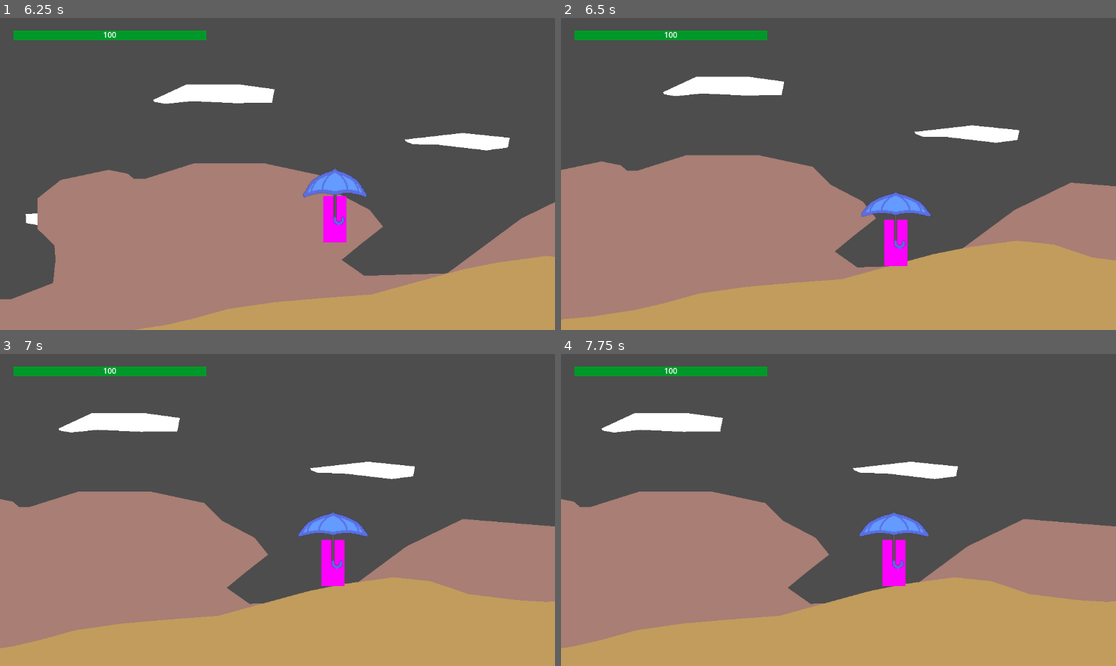
Above: before the commit, frames 1-4 (two rows, left to right).
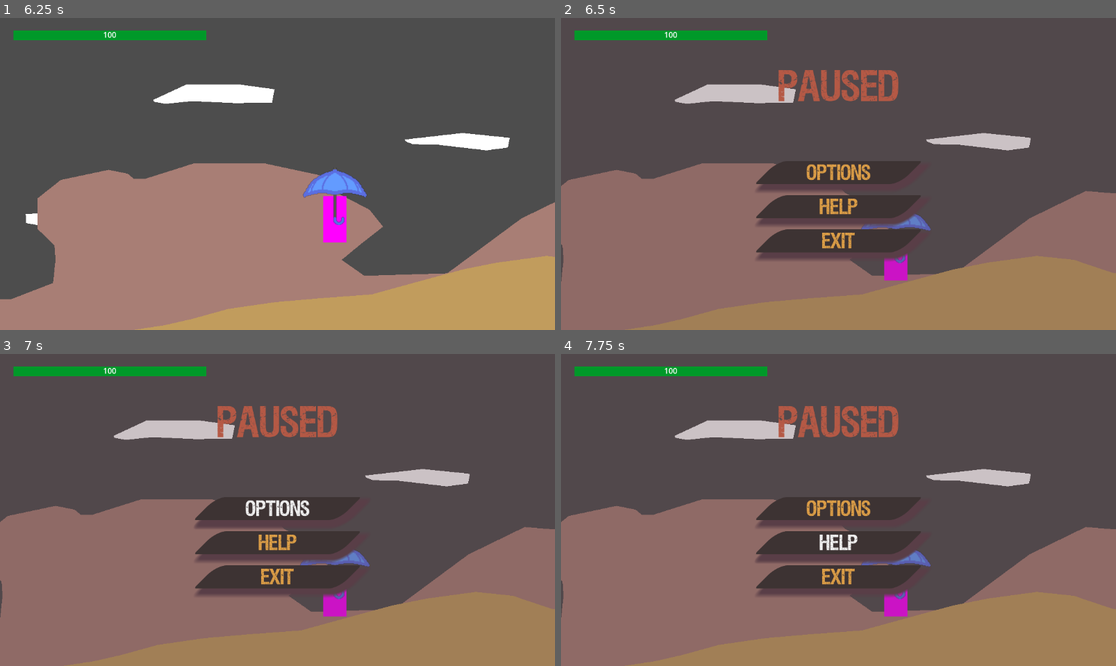
Above: after the commit, the same moments.

Repository: Niimphu/NewbieGameJam2023
Game: Godot game, scene res://Levels/MainMenu/MainMenu.tscn
Same seed, same stepped clock (60 frames per second), same inputs: the game is played once before the commit and once after it.
Inputs (mouse positions are in pixels of both pictures, inside the frame that each line leads up to):
- Up to frame 1 (6.25 s): click "Options" at 0.5 s; click "Help" at 1.25 s; click "Play" at 2 s; hold D (move_right) 2.78-4.28 s; tap K (toggle_parasol) every 0.75 s from 2.85 to 5.85 s; tap Space (jump) at 3.02, 3.77, 5.27, 6.02 s; hold A (move_left) 4.28-5.03 s; hold D (move_right) from 5.03 s (still down)
- Up to frame 2 (6.5 s): keep holding D (move_right); tap Escape (pause_game, bound only after the commit) at 6.4 s
- Up to frame 3 (7 s): release D (move_right) at 6.5 s; click (277, 510) at 6.5 s, where only the run after the commit has a clickable "Options"
- Up to frame 4 (7.75 s): click (838, 541) at 7.25 s, where only the run after the commit has a clickable "Help"

Frame 1 is identical in both runs. In frame 2, 51% of the frame differs, in the area x 0-100%, y 16-100%; in frame 3, 53%; in frame 4, 53%.

Commit message:
Added basic Pause Menu functionality (Escape)
I added functionality to pause the game with the escape key. The buttons in the pause menu are instanced scenes that reflect the corresponding buttons in the main menu so their functionality should stay the same.

Diff:
--- /dev/null
+++ b/Characters/Player/PauseManager.gd
@@ -0,0 +1,17 @@
+extends Node
+
+var pause_menu: CanvasLayer
+
+func _ready():
+	# To allow this node to still process and unpause the game while it is paused
+	process_mode = Node.PROCESS_MODE_ALWAYS
+
+	pause_menu = get_node_or_null("PauseMenuCanvasLayer")
+	assert(pause_menu != null, "[PauseManager] Error: Cannot locate PauseMenuCanvasLayer")
+	pause_menu.visible = false
+
+func _process(_delta):
+	if Input.is_action_just_pressed("pause_game"):
+		var paused: bool = not get_tree().paused
+		get_tree().paused = paused
+		pause_menu.visible = paused
--- /dev/null
+++ b/Characters/Player/PauseManager.tscn
@@ -0,0 +1,79 @@
+[gd_scene load_steps=9 format=3 uid="uid://cs055uggajtfv"]
+
+[ext_resource type="Script" path="res://Characters/Player/PauseManager.gd" id="1_w3jr3"]
+[ext_resource type="FontFile" uid="uid://des3l0wh7m5k0" path="res://Fonts/viper_nora.otf" id="2_o240o"]
+[ext_resource type="PackedScene" uid="uid://bhcyxtbye085p" path="res://Characters/Player/UI/OptionsButton.tscn" id="3_yctbn"]
+[ext_resource type="PackedScene" uid="uid://64y6054y23bj" path="res://Characters/Player/UI/HelpButton.tscn" id="4_nbevj"]
+[ext_resource type="PackedScene" uid="uid://e4etr2qk44lv" path="res://Characters/Player/UI/ExitButton.tscn" id="5_xki3h"]
+
+[sub_resource type="StyleBoxFlat" id="StyleBoxFlat_oexij"]
+bg_color = Color(0.34902, 0.243137, 0.278431, 0.313726)
+
+[sub_resource type="StyleBoxFlat" id="StyleBoxFlat_bgek1"]
+bg_color = Color(0, 0, 0, 0)
+
+[sub_resource type="StyleBoxFlat" id="StyleBoxFlat_j6wg5"]
+bg_color = Color(0, 0, 0, 0)
+
+[node name="PauseManager" type="Node2D"]
+script = ExtResource("1_w3jr3")
+
+[node name="PauseMenuCanvasLayer" type="CanvasLayer" parent="."]
+
+[node name="Panel" type="Panel" parent="PauseMenuCanvasLayer"]
+anchors_preset = 15
+anchor_right = 1.0
+anchor_bottom = 1.0
+grow_horizontal = 2
+grow_vertical = 2
+theme_override_styles/panel = SubResource("StyleBoxFlat_oexij")
+metadata/_edit_lock_ = true
+
+[node name="VBoxContainer" type="VBoxContainer" parent="PauseMenuCanvasLayer/Panel"]
+layout_mode = 1
+anchors_preset = 15
+anchor_right = 1.0
+anchor_bottom = 1.0
+grow_horizontal = 2
+grow_vertical = 2
+
+[node name="HSeparator_100px_Invisible_1" type="HSeparator" parent="PauseMenuCanvasLayer/Panel/VBoxContainer"]
+layout_mode = 2
+theme_override_constants/separation = 100
+theme_override_styles/separator = SubResource("StyleBoxFlat_bgek1")
+metadata/_edit_lock_ = true
+
+[node name="Label" type="Label" parent="PauseMenuCanvasLayer/Panel/VBoxContainer"]
+layout_mode = 2
+theme_override_colors/font_color = Color(0.709804, 0.34902, 0.270588, 1)
+theme_override_fonts/font = ExtResource("2_o240o")
+theme_override_font_sizes/font_size = 72
+text = "PAUSED"
+horizontal_alignment = 1
+
+[node name="HSeparator_100px_Invisible_2" type="HSeparator" parent="PauseMenuCanvasLayer/Panel/VBoxContainer"]
+layout_mode = 2
+theme_override_constants/separation = 100
+theme_override_styles/separator = SubResource("StyleBoxFlat_bgek1")
+metadata/_edit_lock_ = true
+
+[node name="OptionsButton" parent="PauseMenuCanvasLayer/Panel/VBoxContainer" instance=ExtResource("3_yctbn")]
+layout_mode = 2
+
+[node name="HSeparator_25px_Invisible_2" type="HSeparator" parent="PauseMenuCanvasLayer/Panel/VBoxContainer"]
+layout_mode = 2
+theme_override_constants/separation = 15
+theme_override_styles/separator = SubResource("StyleBoxFlat_j6wg5")
+metadata/_edit_lock_ = true
+
+[node name="HelpButton" parent="PauseMenuCanvasLayer/Panel/VBoxContainer" instance=ExtResource("4_nbevj")]
+layout_mode = 2
+
+[node name="HSeparator_25px_Invisible_3" type="HSeparator" parent="PauseMenuCanvasLayer/Panel/VBoxContainer"]
+layout_mode = 2
+theme_override_constants/separation = 15
+theme_override_styles/separator = SubResource("StyleBoxFlat_j6wg5")
+metadata/_edit_lock_ = true
+
+[node name="ExitButton" parent="PauseMenuCanvasLayer/Panel/VBoxContainer" instance=ExtResource("5_xki3h")]
+layout_mode = 2
--- a/Characters/Player/Player.tscn
+++ b/Characters/Player/Player.tscn
@@ -1,8 +1,9 @@
-[gd_scene load_steps=8 format=3 uid="uid://86i5b4bp1hry"]
+[gd_scene load_steps=9 format=3 uid="uid://86i5b4bp1hry"]
 
 [ext_resource type="Script" path="res://Characters/Player/Player.gd" id="1_cg0yb"]
 [ext_resource type="Texture2D" uid="uid://baxai2pm6non2" path="res://Textures/16x16_white.png" id="1_l7vhe"]
 [ext_resource type="PackedScene" uid="uid://5vev7xxhbg3f" path="res://Characters/Player/UI/PlayerUI.tscn" id="2_tgliu"]
+[ext_resource type="PackedScene" uid="uid://cs055uggajtfv" path="res://Characters/Player/PauseManager.tscn" id="2_vbasy"]
 [ext_resource type="SpriteFrames" uid="uid://qaknhgla8llv" path="res://Characters/Player/Parasol/ParasolAnimationFrames.tres" id="3_80ogd"]
 [ext_resource type="Script" path="res://Characters/Player/Parasol/Parasol.gd" id="4_c045m"]
 
@@ -16,9 +17,12 @@
 [node name="Player" type="CharacterBody2D"]
 script = ExtResource("1_cg0yb")
 
+[node name="PauseManager" parent="." instance=ExtResource("2_vbasy")]
+
 [node name="CanvasLayer" type="CanvasLayer" parent="."]
 
 [node name="PlayerUI" parent="CanvasLayer" instance=ExtResource("2_tgliu")]
+mouse_filter = 2
 
 [node name="Sprite2D" type="Sprite2D" parent="."]
 modulate = Color(1, 0, 1, 1)
--- /dev/null
+++ b/Characters/Player/UI/ExitButton.tscn
@@ -0,0 +1,24 @@
+[gd_scene load_steps=6 format=3 uid="uid://e4etr2qk44lv"]
+
+[ext_resource type="FontFile" uid="uid://des3l0wh7m5k0" path="res://Fonts/viper_nora.otf" id="1_fif4r"]
+[ext_resource type="StyleBox" uid="uid://cu4a25ar70b7a" path="res://Levels/MainMenu/Styles/MainMenuButtonStyleNormal.tres" id="2_vpni3"]
+[ext_resource type="StyleBox" uid="uid://dxu573bff5t1s" path="res://Levels/MainMenu/Styles/MainMenuButtonStylePressed.tres" id="3_kvy1v"]
+[ext_resource type="StyleBox" uid="uid://cf42ygv275jav" path="res://Levels/MainMenu/Styles/MainMenuButtonStyleFocus.tres" id="4_o2qmw"]
+[ext_resource type="Script" path="res://Levels/MainMenu/Scripts/ExitButton.gd" id="5_5euic"]
+
+[node name="ExitButton" type="Button"]
+custom_minimum_size = Vector2(300, 0)
+size_flags_horizontal = 4
+theme_override_colors/font_color = Color(0.870588, 0.623529, 0.278431, 1)
+theme_override_fonts/font = ExtResource("1_fif4r")
+theme_override_font_sizes/font_size = 36
+theme_override_styles/normal = ExtResource("2_vpni3")
+theme_override_styles/hover = ExtResource("2_vpni3")
+theme_override_styles/pressed = ExtResource("3_kvy1v")
+theme_override_styles/focus = ExtResource("4_o2qmw")
+text = "Exit
+"
+script = ExtResource("5_5euic")
+metadata/_edit_lock_ = true
+
+[connection signal="pressed" from="." to="." method="_on_pressed"]
--- /dev/null
+++ b/Characters/Player/UI/HelpButton.tscn
@@ -0,0 +1,23 @@
+[gd_scene load_steps=6 format=3 uid="uid://64y6054y23bj"]
+
+[ext_resource type="FontFile" uid="uid://des3l0wh7m5k0" path="res://Fonts/viper_nora.otf" id="1_stvwx"]
+[ext_resource type="StyleBox" uid="uid://cu4a25ar70b7a" path="res://Levels/MainMenu/Styles/MainMenuButtonStyleNormal.tres" id="2_d6rhn"]
+[ext_resource type="StyleBox" uid="uid://dxu573bff5t1s" path="res://Levels/MainMenu/Styles/MainMenuButtonStylePressed.tres" id="3_8pmvc"]
+[ext_resource type="StyleBox" uid="uid://cf42ygv275jav" path="res://Levels/MainMenu/Styles/MainMenuButtonStyleFocus.tres" id="4_qk04f"]
+[ext_resource type="Script" path="res://Levels/MainMenu/Scripts/HelpButton.gd" id="5_bg0yh"]
+
+[node name="HelpButton" type="Button"]
+custom_minimum_size = Vector2(300, 0)
+size_flags_horizontal = 4
+theme_override_colors/font_color = Color(0.870588, 0.623529, 0.278431, 1)
+theme_override_fonts/font = ExtResource("1_stvwx")
+theme_override_font_sizes/font_size = 36
+theme_override_styles/normal = ExtResource("2_d6rhn")
+theme_override_styles/hover = ExtResource("2_d6rhn")
+theme_override_styles/pressed = ExtResource("3_8pmvc")
+theme_override_styles/focus = ExtResource("4_qk04f")
+text = "Help"
+script = ExtResource("5_bg0yh")
+metadata/_edit_lock_ = true
+
+[connection signal="pressed" from="." to="." method="_on_pressed"]
--- /dev/null
+++ b/Characters/Player/UI/OptionsButton.tscn
@@ -0,0 +1,19 @@
+[gd_scene load_steps=5 format=3 uid="uid://bhcyxtbye085p"]
+
+[ext_resource type="FontFile" uid="uid://des3l0wh7m5k0" path="res://Fonts/viper_nora.otf" id="1_6qmv2"]
+[ext_resource type="StyleBox" uid="uid://cu4a25ar70b7a" path="res://Levels/MainMenu/Styles/MainMenuButtonStyleNormal.tres" id="2_0dx7p"]
+[ext_resource type="StyleBox" uid="uid://dxu573bff5t1s" path="res://Levels/MainMenu/Styles/MainMenuButtonStylePressed.tres" id="3_vtyuy"]
+[ext_resource type="StyleBox" uid="uid://cf42ygv275jav" path="res://Levels/MainMenu/Styles/MainMenuButtonStyleFocus.tres" id="4_sg8d2"]
+
+[node name="OptionsButton" type="Button"]
+custom_minimum_size = Vector2(300, 0)
+size_flags_horizontal = 4
+theme_override_colors/font_color = Color(0.870588, 0.623529, 0.278431, 1)
+theme_override_fonts/font = ExtResource("1_6qmv2")
+theme_override_font_sizes/font_size = 36
+theme_override_styles/normal = ExtResource("2_0dx7p")
+theme_override_styles/hover = ExtResource("2_0dx7p")
+theme_override_styles/pressed = ExtResource("3_vtyuy")
+theme_override_styles/focus = ExtResource("4_sg8d2")
+text = "Options"
+metadata/_edit_lock_ = true
--- a/Levels/MainMenu/MainMenu.tscn
+++ b/Levels/MainMenu/MainMenu.tscn
@@ -1,12 +1,13 @@
-[gd_scene load_steps=10 format=3 uid="uid://deq71antt2hqf"]
+[gd_scene load_steps=11 format=3 uid="uid://deq71antt2hqf"]
 
 [ext_resource type="FontFile" uid="uid://des3l0wh7m5k0" path="res://Fonts/viper_nora.otf" id="2_qnhm7"]
 [ext_resource type="StyleBox" uid="uid://cu4a25ar70b7a" path="res://Levels/MainMenu/Styles/MainMenuButtonStyleNormal.tres" id="4_gd5ys"]
 [ext_resource type="StyleBox" uid="uid://dxu573bff5t1s" path="res://Levels/MainMenu/Styles/MainMenuButtonStylePressed.tres" id="5_7cwkr"]
 [ext_resource type="Script" path="res://Levels/MainMenu/Scripts/PlayButton.gd" id="6_e8ars"]
 [ext_resource type="StyleBox" uid="uid://cf42ygv275jav" path="res://Levels/MainMenu/Styles/MainMenuButtonStyleFocus.tres" id="6_ltjnc"]
-[ext_resource type="Script" path="res://Levels/MainMenu/Scripts/HelpButton.gd" id="7_bppax"]
-[ext_resource type="Script" path="res://Levels/MainMenu/Scripts/ExitButton.gd" id="8_nsfjh"]
+[ext_resource type="PackedScene" uid="uid://bhcyxtbye085p" path="res://Characters/Player/UI/OptionsButton.tscn" id="6_o7yp2"]
+[ext_resource type="PackedScene" uid="uid://64y6054y23bj" path="res://Characters/Player/UI/HelpButton.tscn" id="7_kbswv"]
+[ext_resource type="PackedScene" uid="uid://e4etr2qk44lv" path="res://Characters/Player/UI/ExitButton.tscn" id="8_txrn4"]
 
 [sub_resource type="StyleBoxFlat" id="StyleBoxFlat_npbdp"]
 bg_color = Color(0.45098, 0.298039, 0.266667, 1)
@@ -87,19 +88,8 @@
 theme_override_styles/separator = SubResource("StyleBoxFlat_h0p5c")
 metadata/_edit_lock_ = true
 
-[node name="OptionsButton" type="Button" parent="VBoxContainer"]
-custom_minimum_size = Vector2(300, 0)
+[node name="OptionsButton" parent="VBoxContainer" instance=ExtResource("6_o7yp2")]
 layout_mode = 2
-size_flags_horizontal = 4
-theme_override_colors/font_color = Color(0.870588, 0.623529, 0.278431, 1)
-theme_override_fonts/font = ExtResource("2_qnhm7")
-theme_override_font_sizes/font_size = 36
-theme_override_styles/normal = ExtResource("4_gd5ys")
-theme_override_styles/hover = ExtResource("4_gd5ys")
-theme_override_styles/pressed = ExtResource("5_7cwkr")
-theme_override_styles/focus = ExtResource("6_ltjnc")
-text = "Options"
-metadata/_edit_lock_ = true
 
 [node name="HSeparator_25px_Invisible_2" type="HSeparator" parent="VBoxContainer"]
 layout_mode = 2
@@ -107,20 +97,8 @@
 theme_override_styles/separator = SubResource("StyleBoxFlat_h0p5c")
 metadata/_edit_lock_ = true
 
-[node name="HelpButton" type="Button" parent="VBoxContainer"]
-custom_minimum_size = Vector2(300, 0)
+[node name="HelpButton" parent="VBoxContainer" instance=ExtResource("7_kbswv")]
 layout_mode = 2
-size_flags_horizontal = 4
-theme_override_colors/font_color = Color(0.870588, 0.623529, 0.278431, 1)
-theme_override_fonts/font = ExtResource("2_qnhm7")
-theme_override_font_sizes/font_size = 36
-theme_override_styles/normal = ExtResource("4_gd5ys")
-theme_override_styles/hover = ExtResource("4_gd5ys")
-theme_override_styles/pressed = ExtResource("5_7cwkr")
-theme_override_styles/focus = ExtResource("6_ltjnc")
-text = "Help"
-script = ExtResource("7_bppax")
-metadata/_edit_lock_ = true
 
 [node name="HSeparator_25px_Invisible_3" type="HSeparator" parent="VBoxContainer"]
 layout_mode = 2
@@ -128,22 +106,7 @@
 theme_override_styles/separator = SubResource("StyleBoxFlat_h0p5c")
 metadata/_edit_lock_ = true
 
-[node name="ExitButton" type="Button" parent="VBoxContainer"]
-custom_minimum_size = Vector2(300, 0)
+[node name="ExitButton" parent="VBoxContainer" instance=ExtResource("8_txrn4")]
 layout_mode = 2
-size_flags_horizontal = 4
-theme_override_colors/font_color = Color(0.870588, 0.623529, 0.278431, 1)
-theme_override_fonts/font = ExtResource("2_qnhm7")
-theme_override_font_sizes/font_size = 36
-theme_override_styles/normal = ExtResource("4_gd5ys")
-theme_override_styles/hover = ExtResource("4_gd5ys")
-theme_override_styles/pressed = ExtResource("5_7cwkr")
-theme_override_styles/focus = ExtResource("6_ltjnc")
-text = "Exit
-"
-script = ExtResource("8_nsfjh")
-metadata/_edit_lock_ = true
 
 [connection signal="pressed" from="VBoxContainer/PlayButton" to="VBoxContainer/PlayButton" method="_on_pressed"]
-[connection signal="pressed" from="VBoxContainer/HelpButton" to="VBoxContainer/HelpButton" method="_on_pressed"]
-[connection signal="pressed" from="VBoxContainer/ExitButton" to="VBoxContainer/ExitButton" method="_on_pressed"]
--- a/project.godot
+++ b/project.godot
@@ -48,6 +48,11 @@
 "events": [Object(InputEventKey,"resource_local_to_scene":false,"resource_name":"","device":-1,"window_id":0,"alt_pressed":false,"shift_pressed":false,"ctrl_pressed":false,"meta_pressed":false,"pressed":false,"keycode":0,"physical_keycode":75,"key_label":0,"unicode":107,"echo":false,"script":null)
 ]
 }
+pause_game={
+"deadzone": 0.5,
+"events": [Object(InputEventKey,"resource_local_to_scene":false,"resource_name":"","device":-1,"window_id":0,"alt_pressed":false,"shift_pressed":false,"ctrl_pressed":false,"meta_pressed":false,"pressed":false,"keycode":0,"physical_keycode":4194305,"key_label":0,"unicode":0,"echo":false,"script":null)
+]
+}
 
 [layer_names]
 
